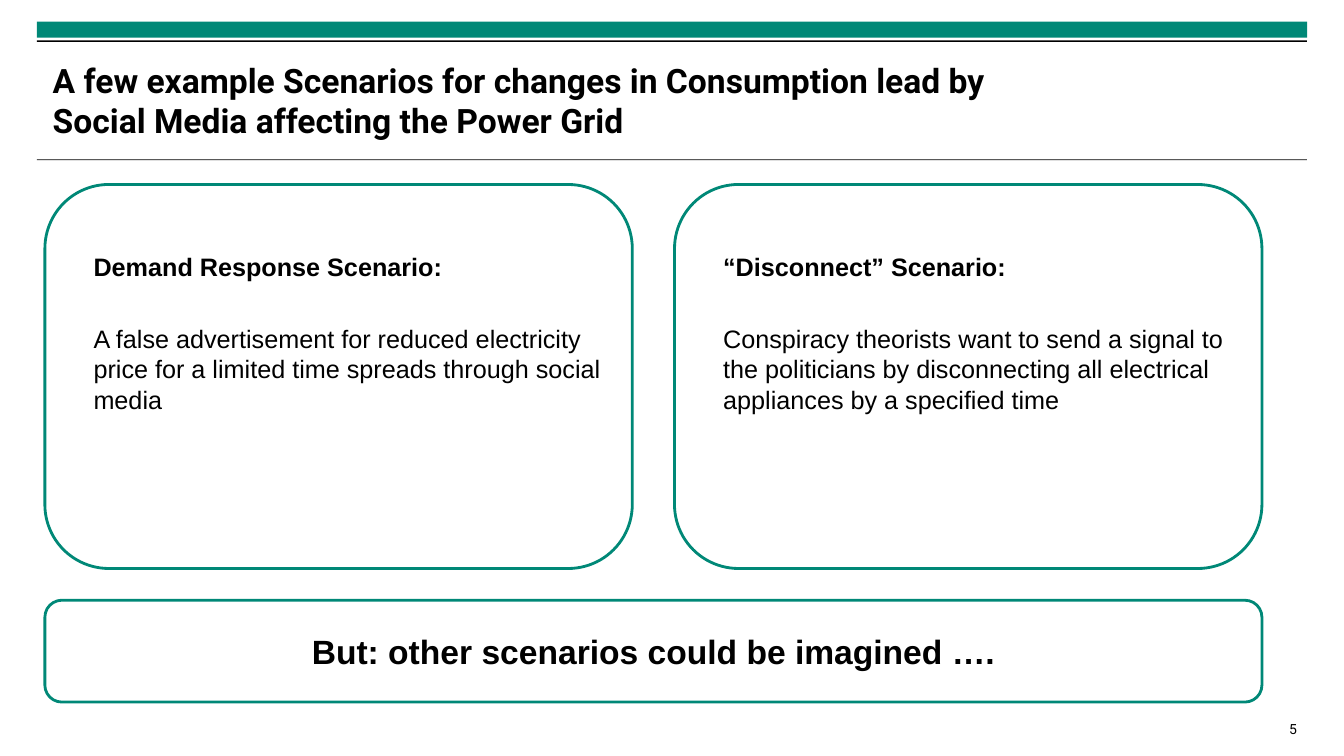
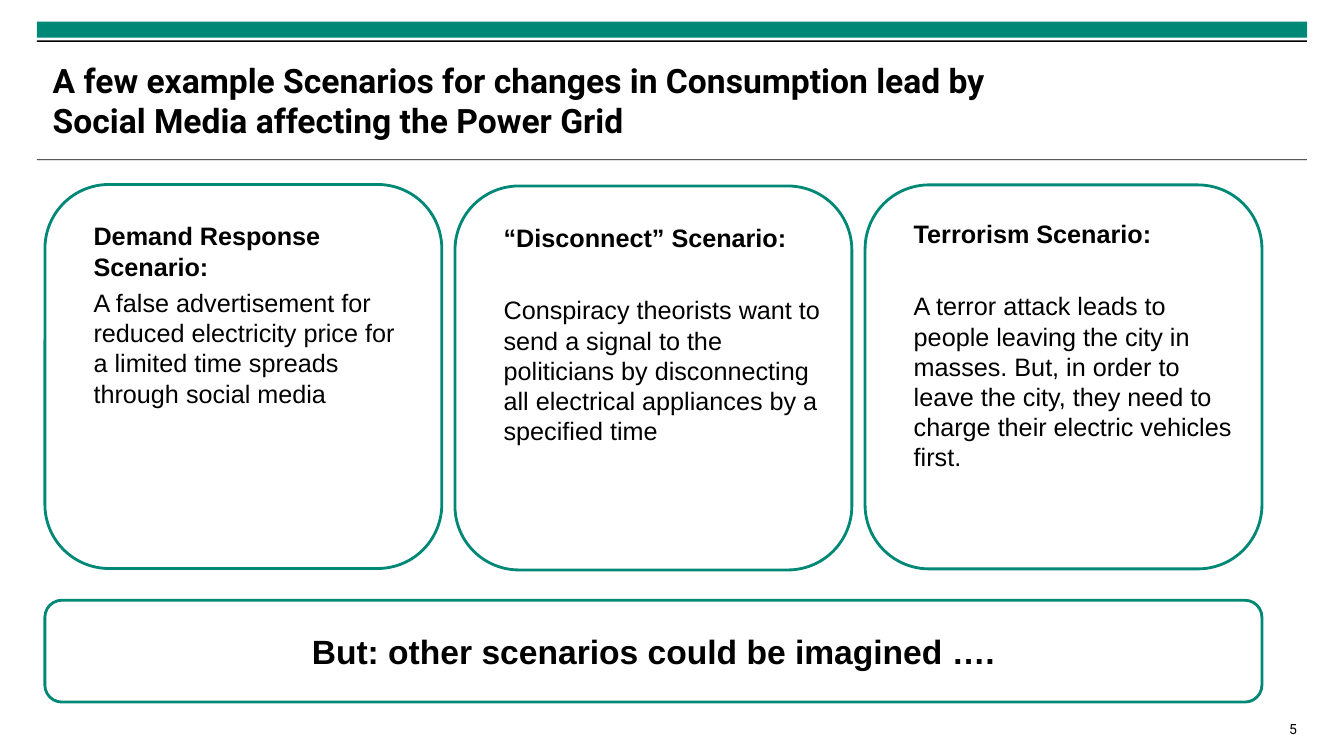
Before and after one commit to isabella-grieser/Modeling-and-Monitoring-Social-Media-Dynamics-to-predict-Electricity-Demand-Peaks, a slide deck: slide 5 of presentations/Zwischenpräsentation.pptx. Drawn at 1344x756 pixels with LibreOffice and Linux fonts; fonts in the diff are those of the drawing; background and template pictures are left out. Boxes give left, top, right and bottom in pixels: in the first picture for what was removed or moved away, otherwise in the second. Text is boxed around its words. In the diff, an @@ line names an element or a change of style, - is before the commit and + after.

```diff
--- a/presentations/Zwischenpräsentation.pptx
+++ b/presentations/Zwischenpräsentation.pptx
@@ rounded rectangle "Demand Response Scenario:": place and size @@
-rounded rectangle "Demand Response Scenario:" at <box>45,185,633,569</box>
+rounded rectangle "Demand Response Scenario:" at <box>45,185,443,569</box>
@@ rounded rectangle "“Disconnect” Scenario:": place and size @@
-rounded rectangle "“Disconnect” Scenario:" at <box>675,185,1262,569</box>
+rounded rectangle "“Disconnect” Scenario:" at <box>455,187,852,571</box>
@@ rounded rectangle added at <box>865,185,1262,569</box>, fill #FFFFFF, outline #008877 2 pt, 18 pt, text #000000 @@
+Terrorism Scenario:
+A terror attack leads to people leaving the city in masses. But, in order to leave the city, they need to charge their electric vehicles first.
```
Also in this commit, not shown: 6 other slides changed, 9 other files.
